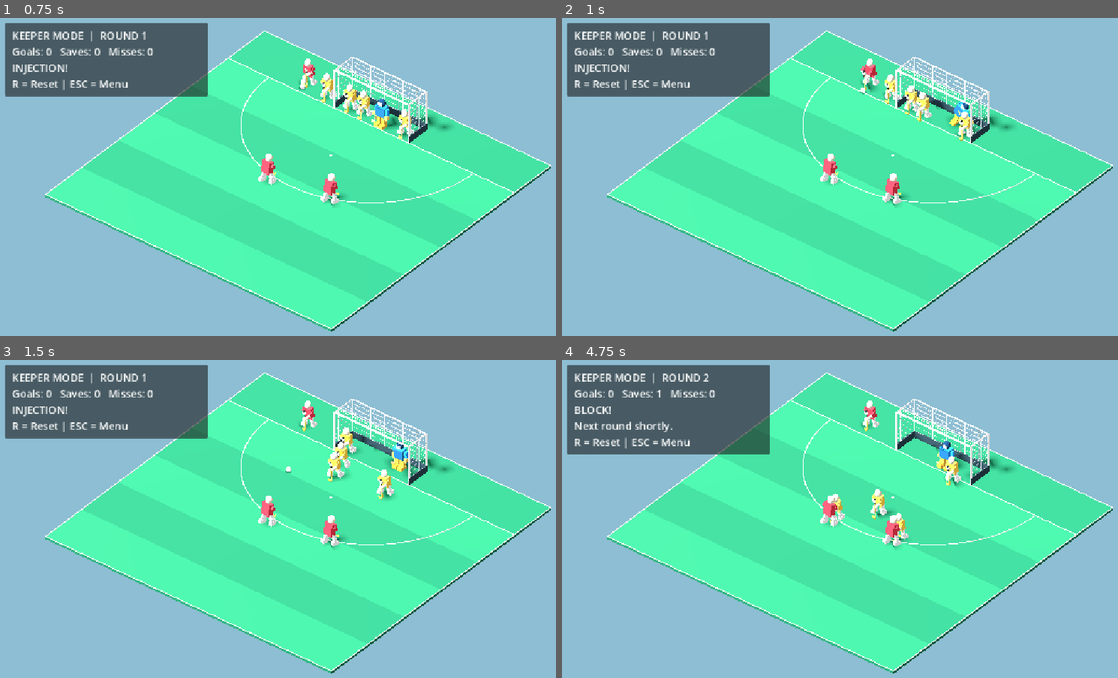
Above: before the commit, frames 1-4 (two rows, left to right).
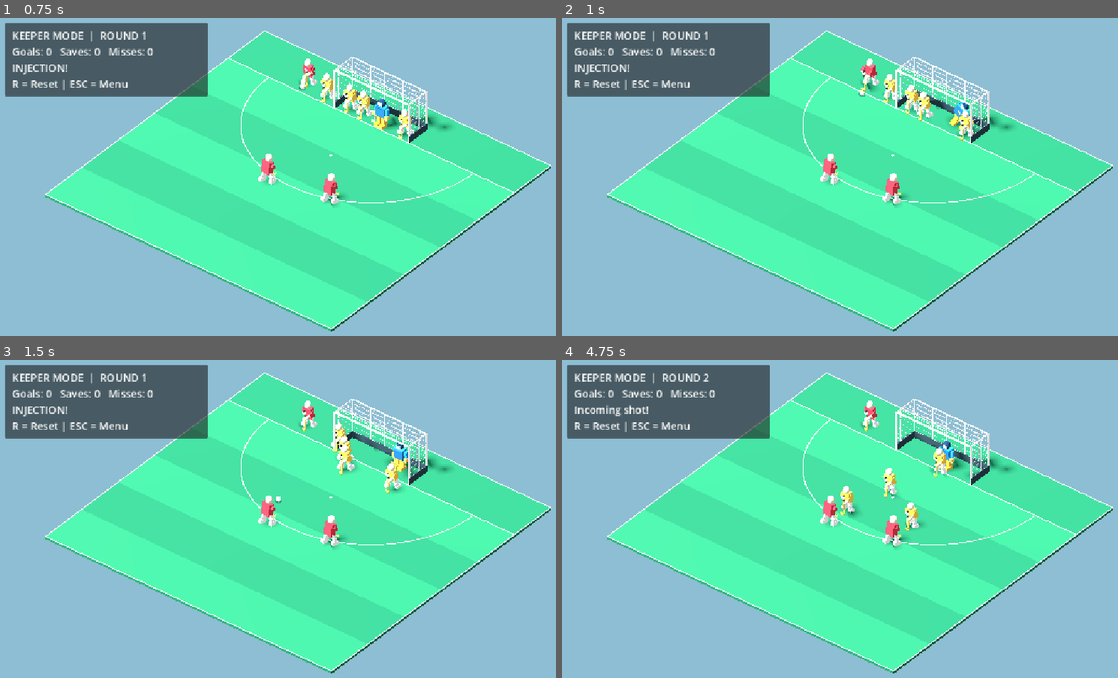
Above: after the commit, the same moments.

Repository: affarf/penalty-corner-challenge-3d
Game: Godot game, scene res://scenes/main_3d.tscn
The game is run twice, just before and just after one commit, with the same random seed, the same clock (stepped at 60 frames per second) and the same inputs.
Inputs:
- Up to frame 1 (0.75 s): tap Enter at 0.5 s; hold D (move_right) from 0.53 s (still down); tap 1 at 0.6 s
- Up to frame 2 (1 s): keep holding D (move_right); tap Space at 0.77 s
- Up to frame 3 (1.5 s): release D (move_right) at 1.28 s; hold S (move_down) from 1.28 s (still down); tap 2 at 1.35 s
- Up to frame 4 (4.75 s): tap Space at 1.52, 3.02, 3.77, 4.52 s; release S (move_down) at 2.03 s; hold D (move_right) 2.03-2.78 s; tap R at 2.1 s; hold W (move_up) 2.78-3.53 s; tap E at 2.85 s; hold A (move_left) from 3.53 s (still down); tap 3 at 3.6 s; tap J at 4.35 s

Frame 1 is identical in both runs. In frame 2, 0.3% of the frame differs, in the area x 53-75%, y 17-39%; in frame 3, 1.0%; in frame 4, 3.6%, in the area x 0-76%, y 9-57%.

Commit message:
Fix the movement of the defender, they are lil bit slower, and add speed to the ball

Diff:
--- a/scripts/ai/defender_rush_3d.gd
+++ b/scripts/ai/defender_rush_3d.gd
@@ -4,9 +4,9 @@
 signal ball_intercepted
 
 @export_group("Movement")
-@export var first_runner_speed: float = 7.0
-@export var second_runner_speed: float = 5.8
-@export var coverage_speed: float = 4.5
+@export var first_runner_speed: float = 4.5
+@export var second_runner_speed: float = 3.8
+@export var coverage_speed: float = 2.8
 
 @export_group("Interception")
 @export var intercept_radius: float = 0.75
--- a/scripts/ball/ball_3d.gd
+++ b/scripts/ball/ball_3d.gd
@@ -5,7 +5,7 @@
 signal movement_finished
 
 @export var ball_radius: float = 0.22
-@export var pass_speed: float = 12.0
+@export var pass_speed: float = 19.0
 @export var shot_speed: float = 20.0
 @export var aerial_height: float = 2.0
 @export var drop_duration: float = 0.35
--- a/scripts/game/corner_sequence.gd
+++ b/scripts/game/corner_sequence.gd
@@ -210,7 +210,7 @@
 
 	ball.move_to(
 		destination,
-		injection_speed,
+		19,
 		0.0
 	)
 
@@ -374,6 +374,7 @@
 	)
 
 
+
 func handle_defender_interception() -> void:
 	if phase != Phase.PASSING and phase != Phase.SHOOTING:
 		return
@@ -381,9 +382,69 @@
 	if not ball.moving:
 		return
 
-	ball.stop_ball()
+	var contact_position: Vector3 = ball.position
+
+	# Choose the clearance direction.
+	# Positive Z moves away from our goal.
+	var side: float = 1.0
+
+	if contact_position.x > 0.0:
+		side = -1.0
+
+	var rebound_direction := Vector3(
+		side * 0.65,
+		0.0,
+		1.0
+	).normalized()
+
+	# Add a slight variation so every
+	# interception doesn't look identical.
+	rebound_direction.x += randf_range(-0.12, 0.12)
+	rebound_direction = rebound_direction.normalized()
+
+	var rebound_distance: float = randf_range(
+		2.5,
+		4.0
+	)
+
+	var rebound_target: Vector3 = (
+		contact_position
+		+ rebound_direction * rebound_distance
+	)
+
+	# Keep the ball inside our arena.
+	rebound_target.x = clampf(
+		rebound_target.x,
+		-11.0,
+		11.0
+	)
+
+	rebound_target.z = clampf(
+		rebound_target.z,
+		-18.0,
+		5.0
+	)
+
+	# End the active play before moving the
+	# ball, preventing the rebound from being
+	# interpreted as another shot or pass.
+
+	var blocked_pass: bool = (
+	phase == Phase.PASSING )
 
 	phase = Phase.FINISHED
 	action_timer = 0.0
 
-	corner_finished.emit("BLOCK!")
+	ball.stop_ball()
+
+	# Play a short ground-level rebound.
+	ball.move_to(
+		rebound_target,
+		10.0,
+		0.0
+	)
+
+	if blocked_pass:
+		corner_finished.emit("INTERCEPTED!")
+	else:
+		corner_finished.emit("BLOCK!")
